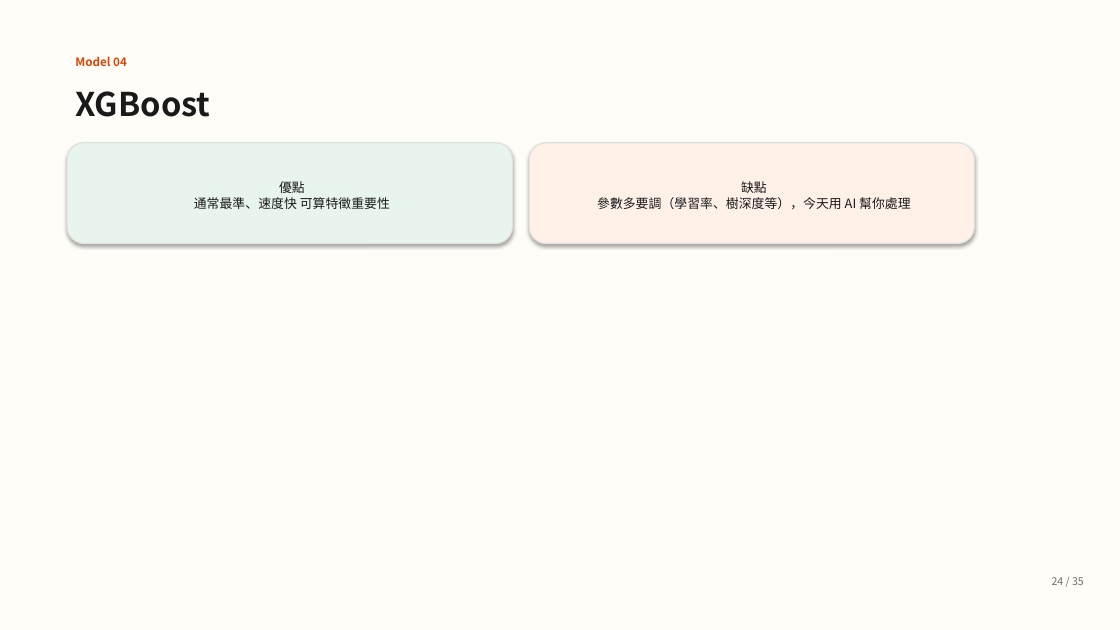
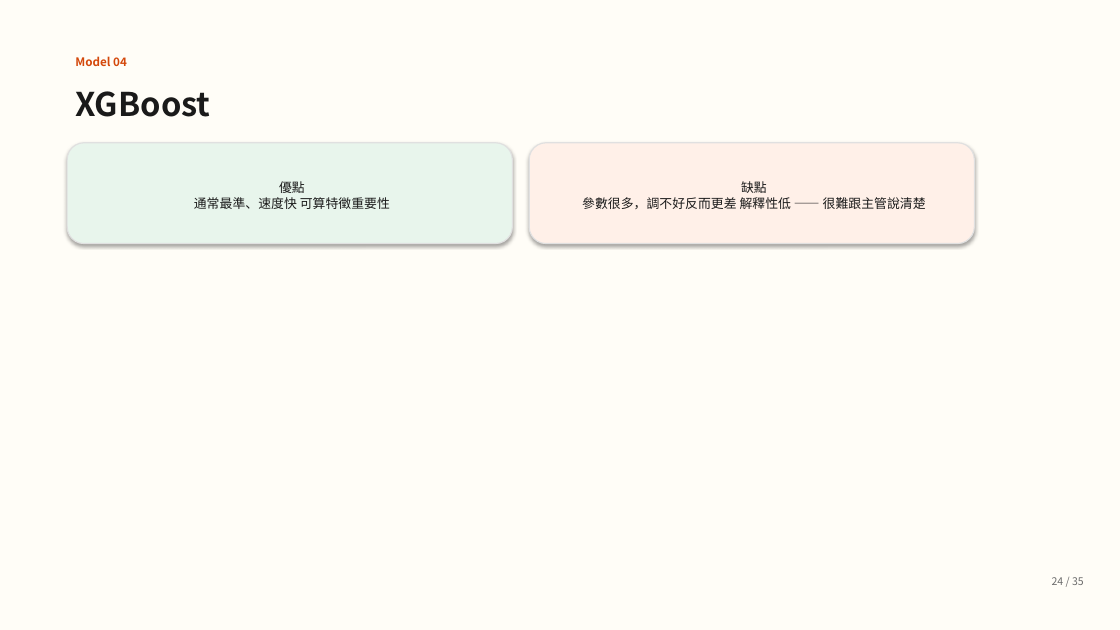
Before and after one commit to guanyuhoujeff/114-2-Data-Analysis-in-Casualty-Insurance-co-teaching, a slide deck: slide 25 of presentation_v2.pptx (slide 24 before the commit). Drawn at 1120x630 pixels with LibreOffice and Linux fonts; fonts in the diff are those of the drawing. Boxes give left, top, right and bottom in pixels: in the first picture for what was removed or moved away, otherwise in the second. Text is boxed around its words. In the diff, an @@ line names an element or a change of style, - is before the commit and + after.

```diff
--- a/presentation_v2.pptx
+++ b/presentation_v2.pptx
@@ text in rounded rectangle at [582,181,926,209]: text changed @@
-缺點
-參數多要調（學習率、樹深度等），今天用 AI 幫你處理
+缺點
+參數很多，調不好反而更差 解釋性低 —— 很難跟主管說清楚
```
Also in this commit, not shown: 15 other slides changed, 6 slides added, 6 slides removed, 4 other files.
